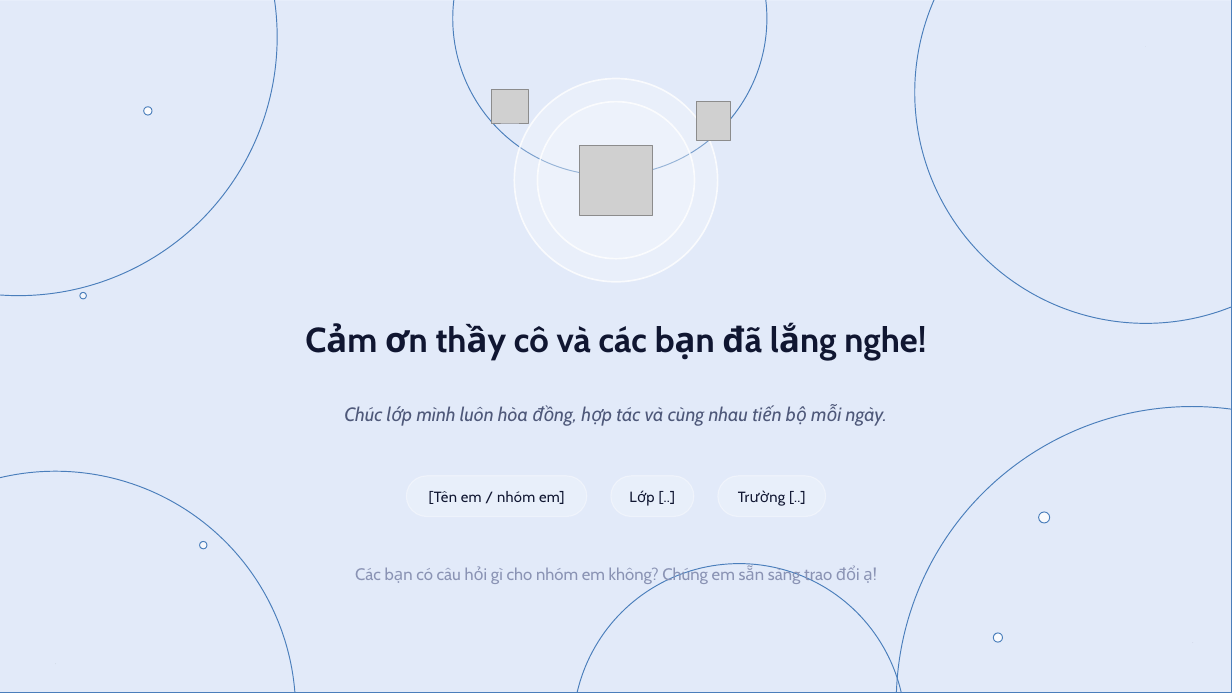
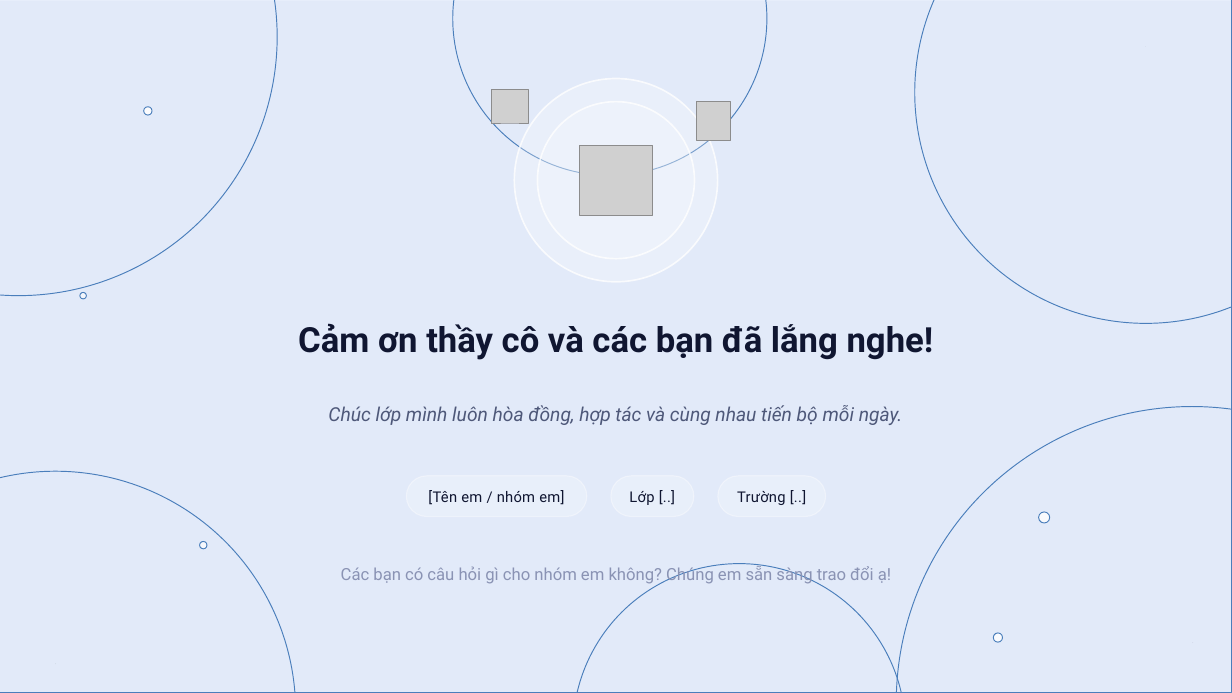
Before and after one commit to dihkanator5000/presentation-for-my-school, a slide deck: slide 18 of Phát triển mối quan hệ hòa đồng, hợp tác - HĐTN lớp 7 (học sinh thuyết trình).pptx. Drawn at 1232x693 pixels with LibreOffice and Linux fonts; fonts in the diff are those of the drawing; grey boxes stand for pictures. Boxes give left, top, right and bottom in pixels: in the first picture for what was removed or moved away, otherwise in the second. Text is boxed around its words. In the diff, an @@ line names an element or a change of style, - is before the commit and + after.

```diff
--- a/Phát triển mối quan hệ hòa đồng, hợp tác - HĐTN lớp 7 (học sinh thuyết trình).pptx
+++ b/Phát triển mối quan hệ hòa đồng, hợp tác - HĐTN lớp 7 (học sinh thuyết trình).pptx
@@ font Cabin to Roboto in 6 elements at bbox=[298, 323, 934, 360], bbox=[328, 405, 903, 425], bbox=[407, 476, 587, 517], bbox=[611, 476, 694, 517], bbox=[718, 476, 826, 517], bbox=[341, 565, 891, 585] @@
```
Also in this commit, not shown: 17 other slides changed, 2 other files.
